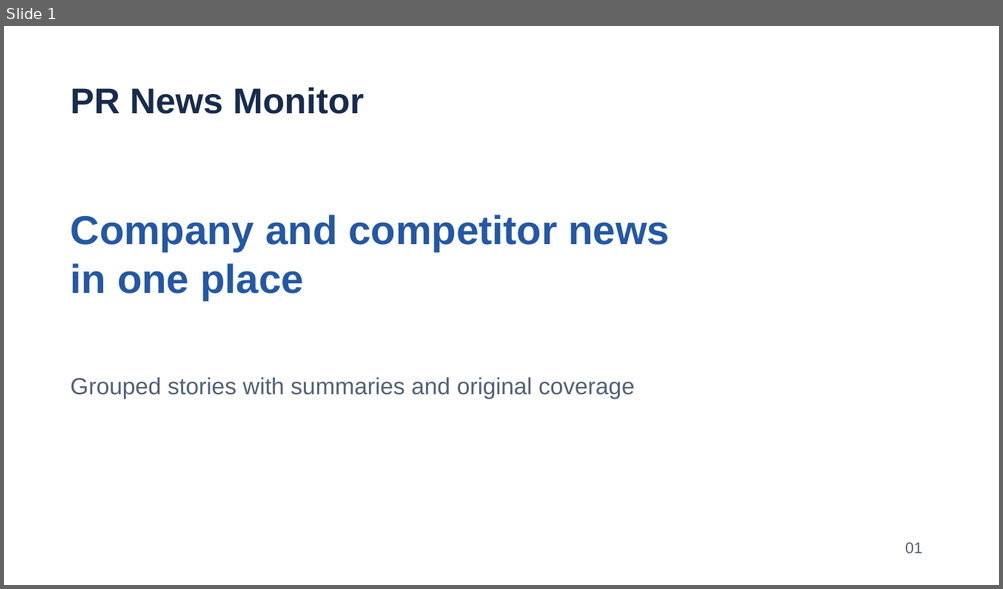
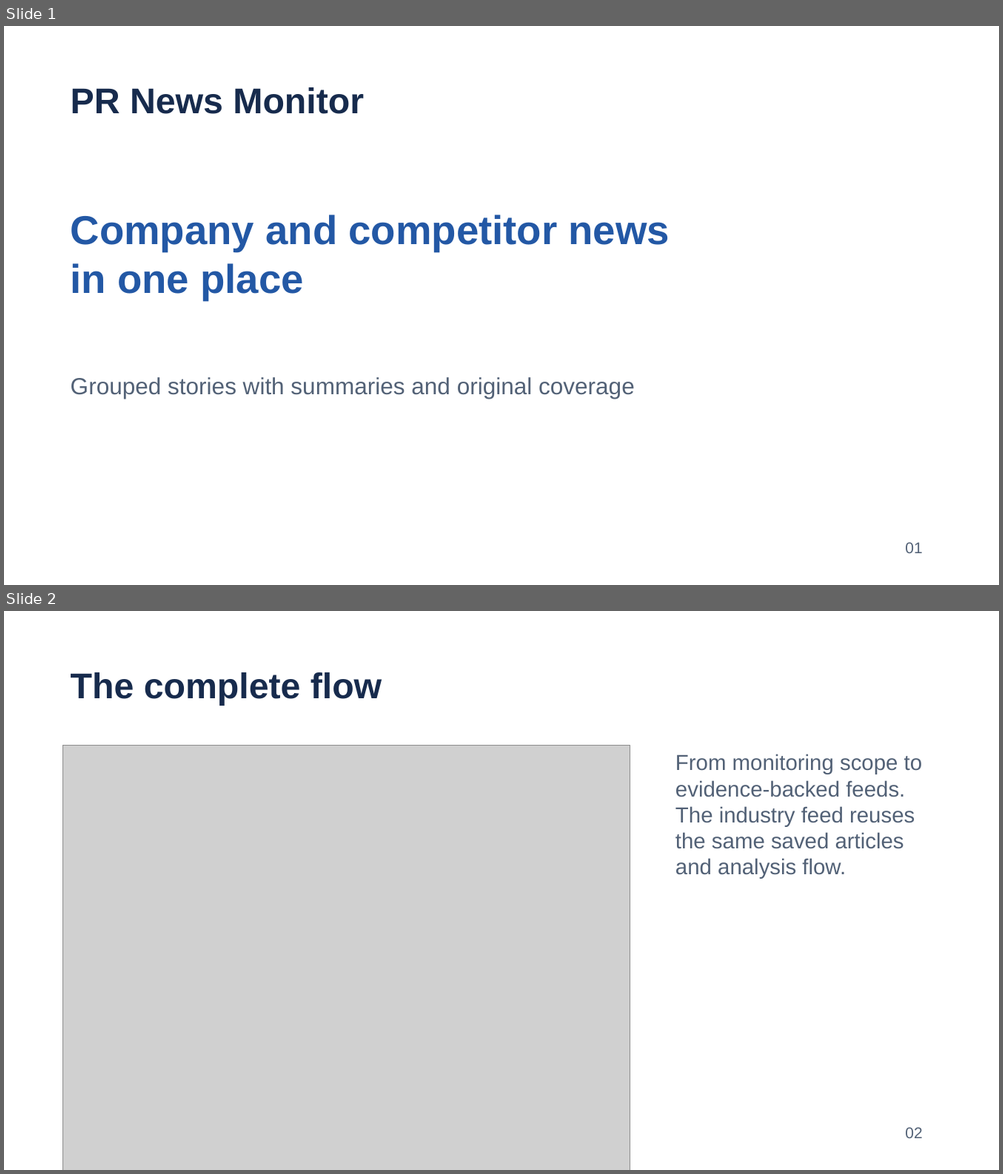
Before and after one commit to emretheus/pr-news-monitor, a slide deck: docs/presentation/pr-news-monitor.pptx. Shown one above the other, each under a label of ours: slide 1 before the commit, slides 1 and 2 after it. The pictures are 1003x589 and 1003x1174 pixels, drawn with LibreOffice and Linux fonts; fonts in the diff are those of the drawing; grey boxes stand for pictures. Boxes give left, top, right and bottom in pixels: in the first picture for what was removed or moved away, otherwise in the second. Text is boxed around its words. In the diff, an @@ line names an element or a change of style, - is before the commit and + after.

```diff
--- a/docs/presentation/pr-news-monitor.pptx
+++ b/docs/presentation/pr-news-monitor.pptx
@@ slide 2 added at [4, 611, 999, 1170], background #FFFFFF @@
@@ text added at [71, 672, 381, 706], 34.5 pt, text #172B4D, bold @@
+The complete flow
@@ picture added at [63, 745, 630, 1170] @@
@@ text added at [675, 754, 922, 879], 21 pt, text #526176 @@
+From monitoring scope to evidence-backed feeds. The industry feed reuses the same saved articles and analysis flow.
@@ text added at [905, 1128, 922, 1139], 15 pt, text #526176 @@
+02
```
Also in this commit, not shown: 4 slides changed, 2 other slides added, 1 slide removed, 5 other files.
